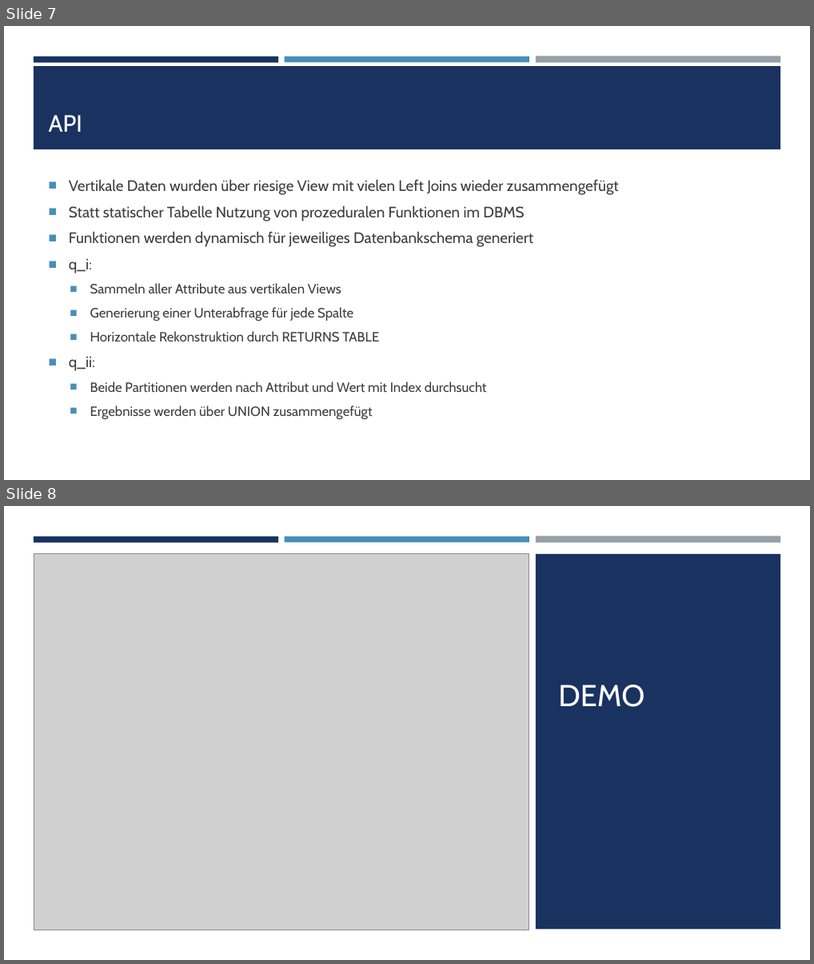
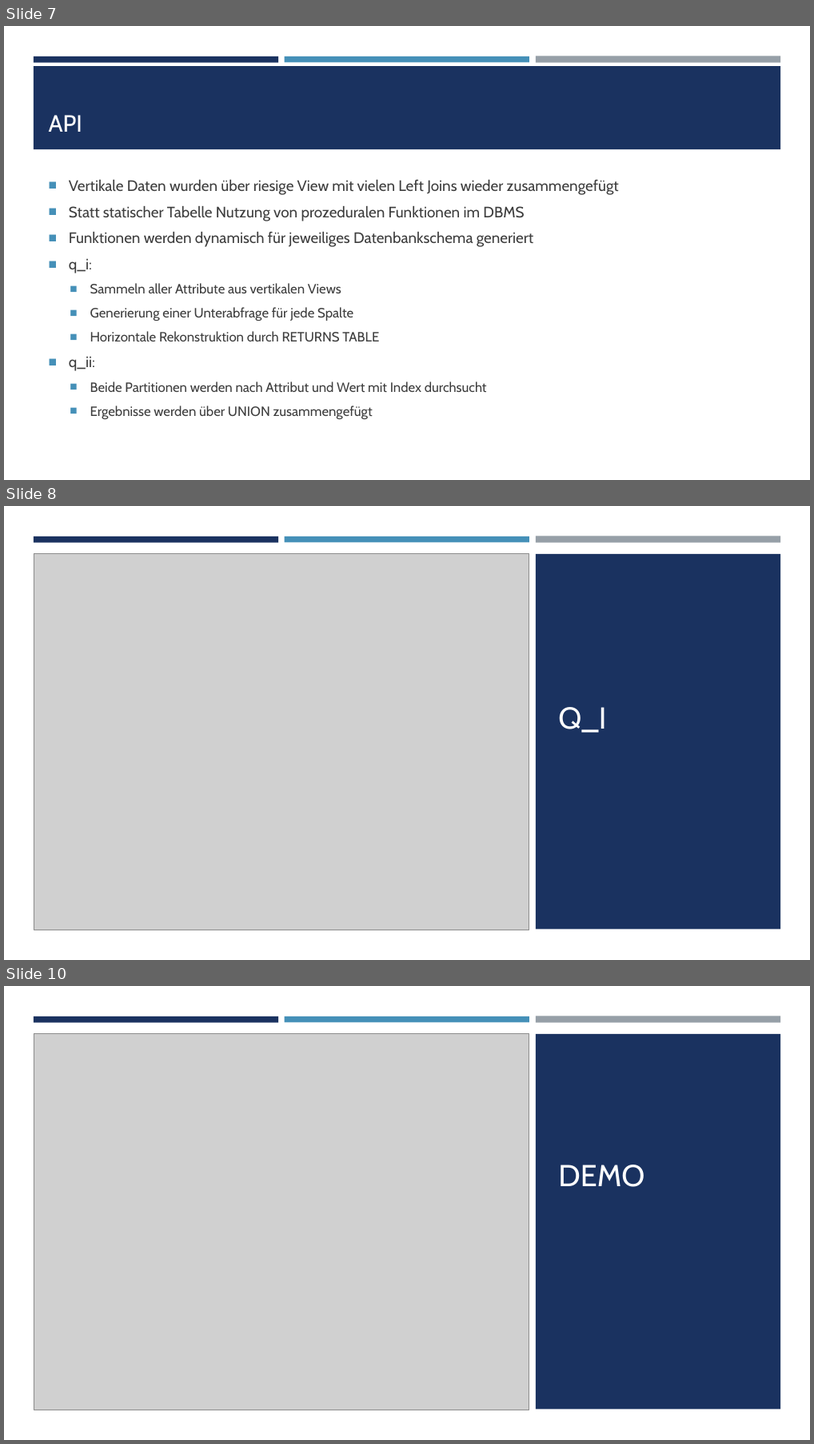
Before and after one commit to DavidOttino/Datenmanagement-jenseits-von-Relationen, a slide deck: projektaufgabe_1/Abschlusspraesentation_proj1.pptx. Shown one above the other, each under a label of ours: slides 7 and 8 before the commit, slides 7, 8 and 10 after it; the slides between them are not shown. The pictures are 814x964 and 814x1444 pixels, drawn with LibreOffice and Linux fonts; fonts in the diff are those of the drawing; grey boxes stand for pictures. Boxes give left, top, right and bottom in pixels: in the first picture for what was removed or moved away, otherwise in the second. Text is boxed around its words. In the diff, an @@ line names an element or a change of style, - is before the commit and + after.

```diff
--- a/projektaufgabe_1/Abschlusspraesentation_proj1.pptx
+++ b/projektaufgabe_1/Abschlusspraesentation_proj1.pptx
@@ slide 8 added at bbox=[4, 506, 810, 960], background #FFFFFF @@
@@ rectangle added at bbox=[4, 506, 810, 960], fill #FFFFFF @@
@@ rectangle added at bbox=[34, 536, 278, 542], fill #1A3260 @@
@@ rectangle added at bbox=[285, 536, 530, 542], fill #4590B8 @@
@@ rectangle added at bbox=[536, 536, 781, 543], fill #969FA7 @@
@@ picture added at bbox=[34, 554, 530, 929] @@
@@ rectangle added at bbox=[536, 554, 781, 929], fill #1A3260 @@
@@ title added at bbox=[558, 707, 606, 732], 36 pt, text #FFFFFF @@
+Q_I
@@ what was slide 8 is now slide 10 @@
```
Also in this commit, not shown: 1 other slide added.
